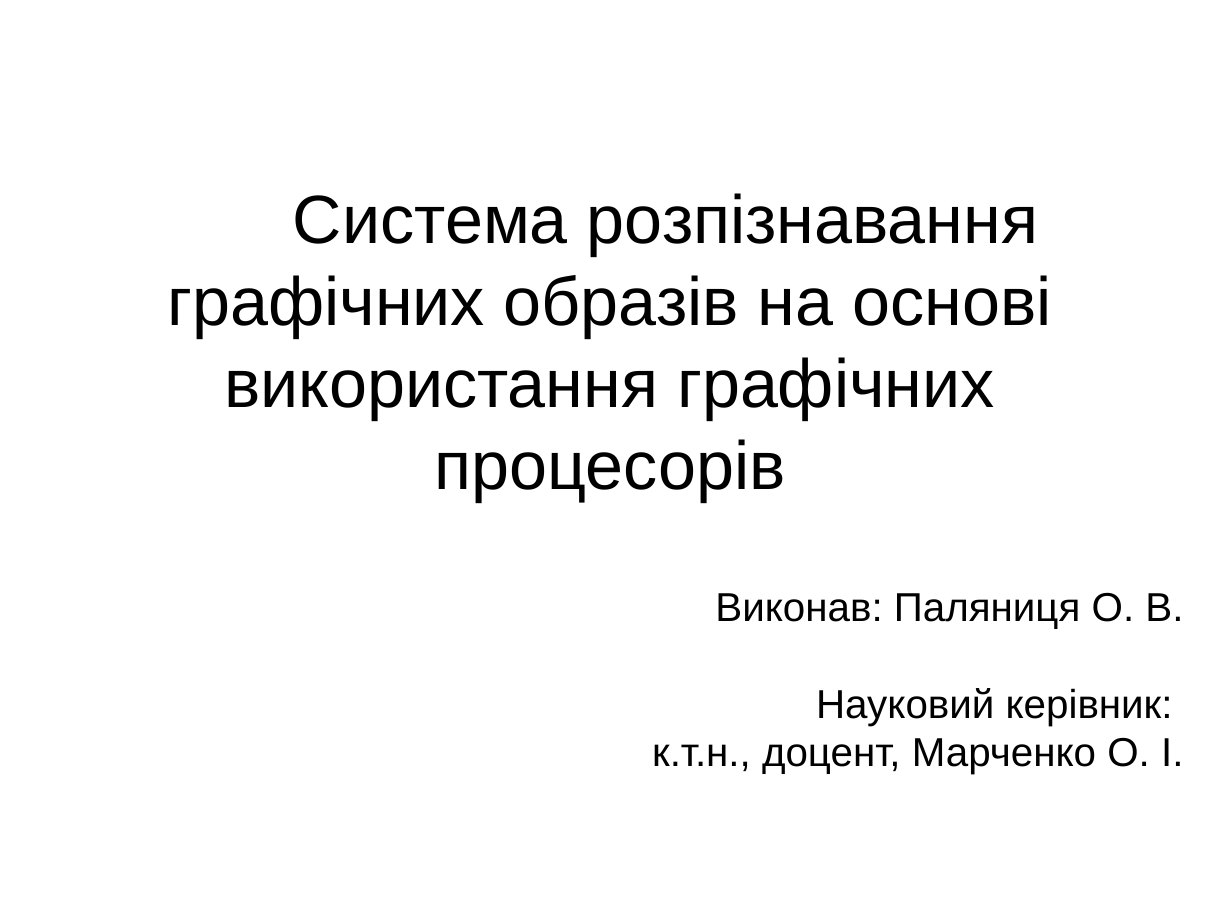
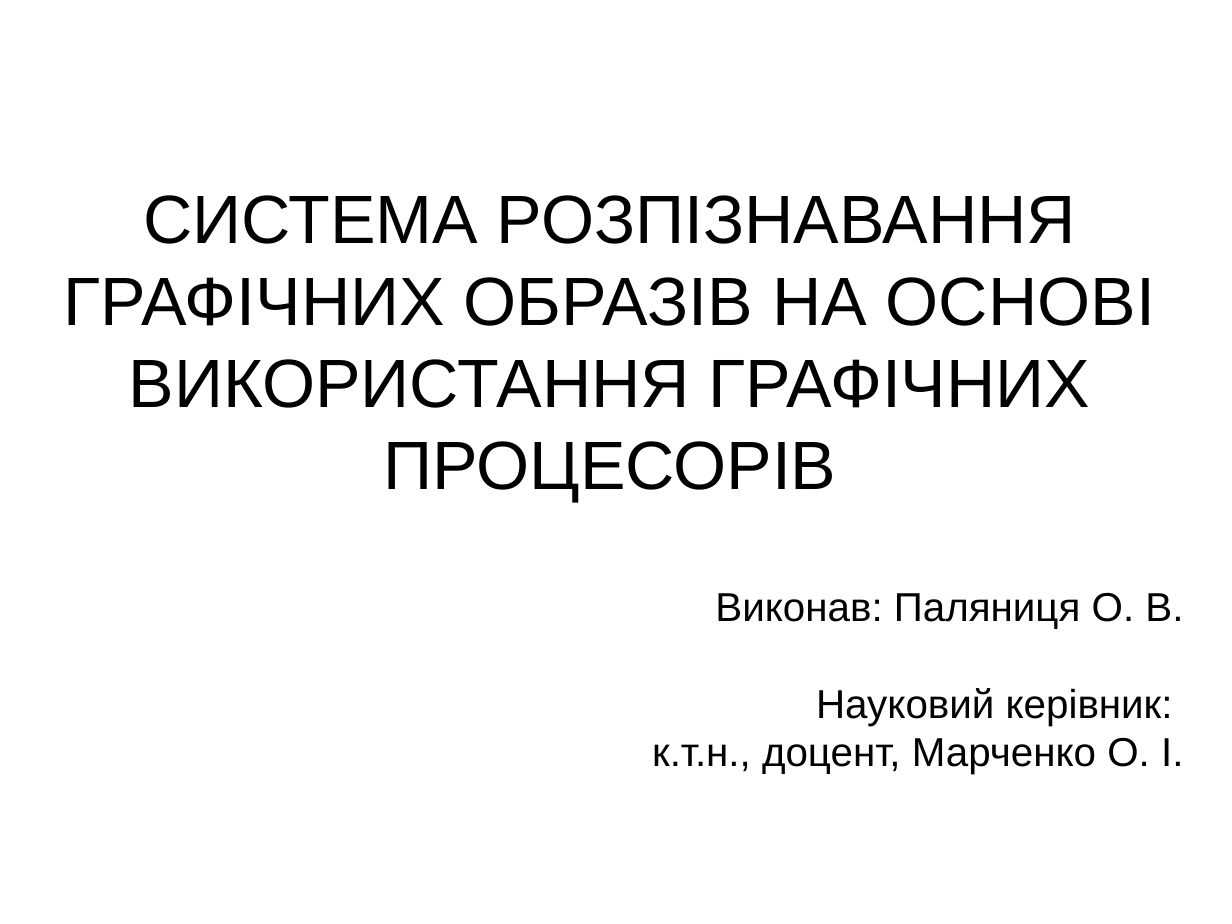
Before and after one commit to FaceDetect/gpu-face-detection, a slide deck: slide 1 of doc/presentation.odp. Drawn at 1232x924 pixels with LibreOffice and Linux fonts; fonts in the diff are those of the drawing. Boxes give left, top, right and bottom in pixels: in the first picture for what was removed or moved away, otherwise in the second. Text is boxed around its words. In the diff, an @@ line names an element or a change of style, - is before the commit and + after.

Commit message:
Presentation updated

```diff
--- a/doc/presentation.odp
+++ b/doc/presentation.odp
@@ title at [64, 195, 1155, 501]: text changed @@
-Система розпізнавання графічних образів на основі використання графічних процесорів
+СИСТЕМА РОЗПІЗНАВАННЯ ГРАФІЧНИХ ОБРАЗІВ НА ОСНОВІ ВИКОРИСТАННЯ ГРАФІЧНИХ ПРОЦЕСОРІВ
```
Also in this commit, not shown: 1 other slide changed, 7 slides added.
